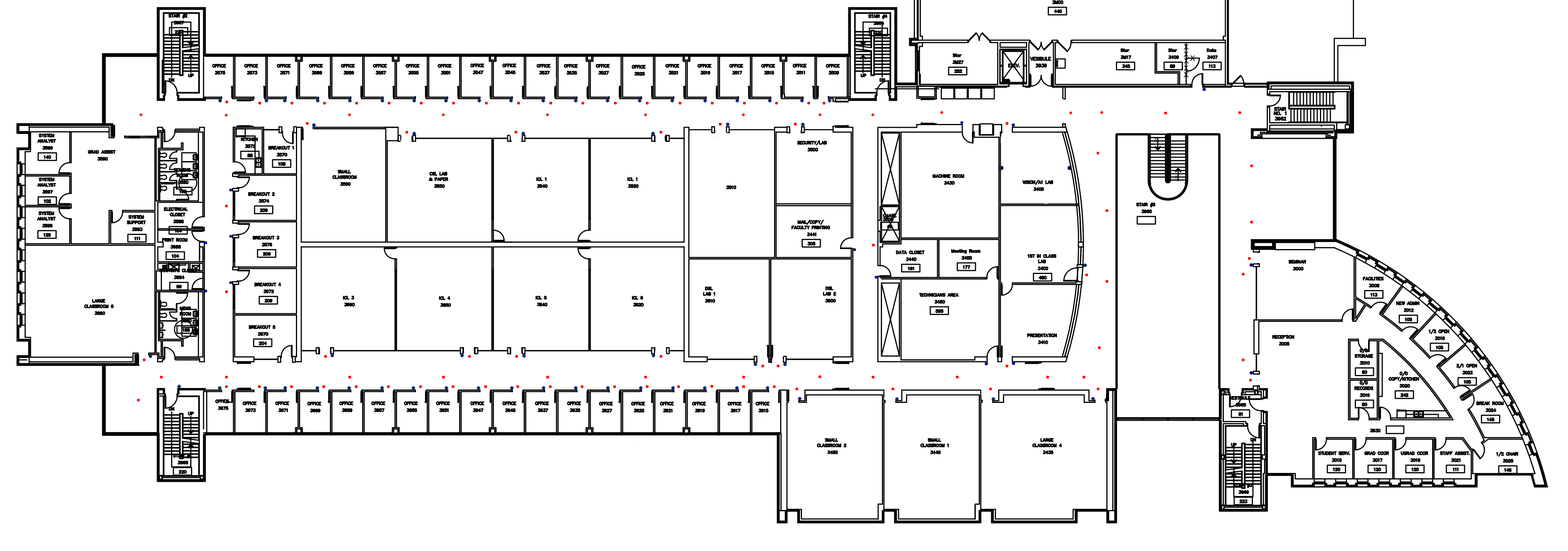
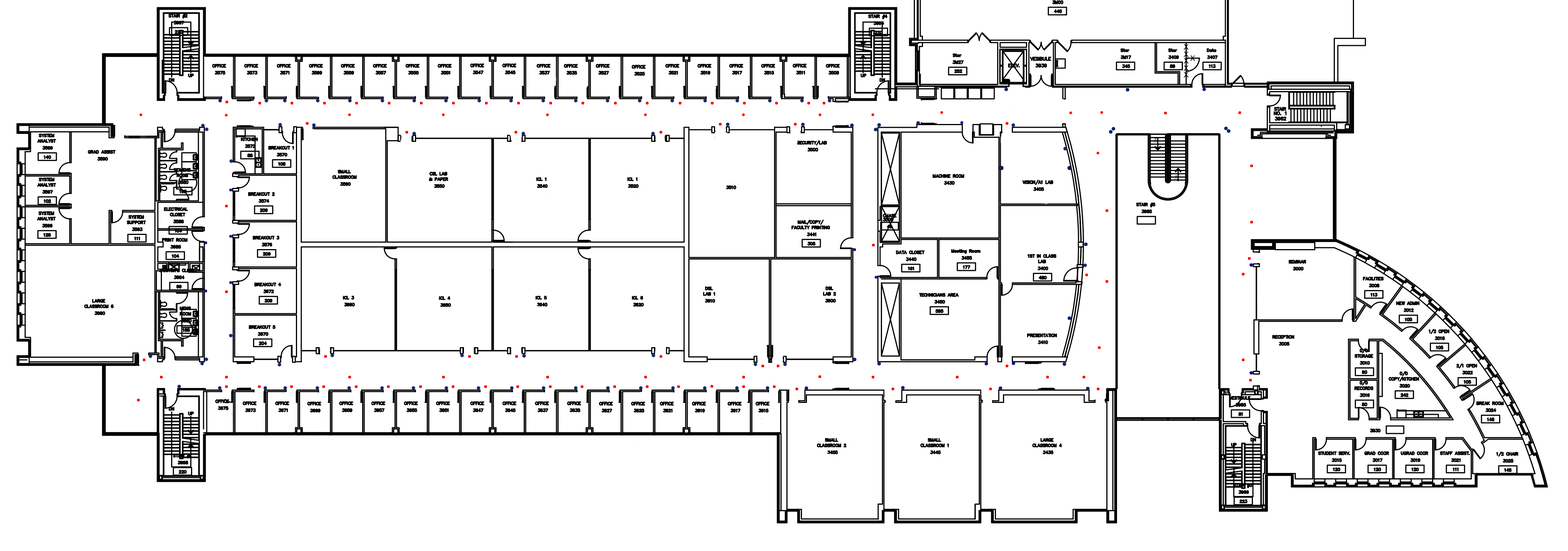
The second w=1568, h=551 image is a revision of the first. Changes to its layers:
painted on "Barcode" over (x1=200, y1=87, x2=1231, y2=402)
